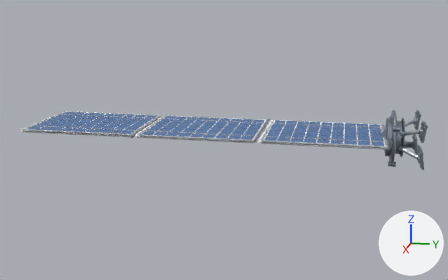
The glTF model assets-src/ship-modules/solar-panel-standard.glb as it was, and as the next commit left it.
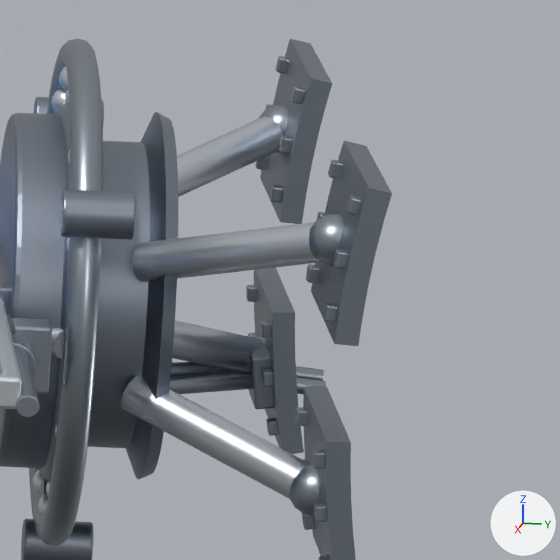
Old and new are each drawn whole from a 50 mm lens placed at (19.08, -1.72, 4.43), pointed at (0.06, -5.53, -0.32) and again close up on the part from 86% to 100% of the width and 38% to 59% of the height. Every picture has the same lights, and +X, +Y and +Z are marked at lower right. The older version's two pictures come first. Where no turn or scale is listed for an object, it has been applied to the vertices. Vertices at exactly the same position are counted once.

Names of what the first close-up shows: 'hull_saddle:0', 'hull_saddle:1', 'hull_saddle:2', 'hull_saddle:3', 'mount_leg:0', 'mount_leg:1', 'mount_leg:2', 'mount_leg:3', 'mount_pedestal', 'sarj_drum', 'sarj_motor_0', 'sarj_race_outer' and 27 more.
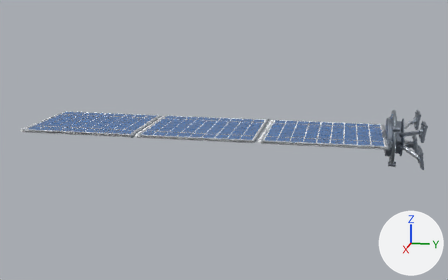
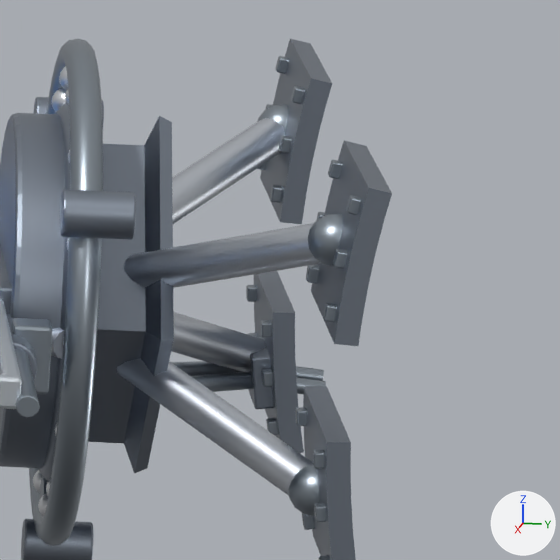
Boxes [x1, y1, x2, y2] around the edits, measured in the close-ups (560 x 560 px):
'mount_pedestal', reshaped
    before: [88, 112, 178, 480]
    after: [88, 116, 174, 473]
'mount_leg:1', reshaped
    before: [121, 376, 311, 499]
    after: [117, 358, 313, 496]
'mount_leg:0', reshaped
    before: [131, 222, 319, 282]
    after: [124, 223, 320, 288]
'mount_leg:2', reshaped (7% wider, 30% taller)
    before: [177, 116, 283, 197]
    after: [172, 118, 285, 224]
'mount_leg:3', reshaped (15% taller)
    before: [172, 320, 265, 372]
    after: [171, 312, 266, 372]
part 5 of me_mount_pedestal, deleted
    before: [88, 112, 178, 480]

Edits to the bpy script that builds the scene:
```text
Change me_mount_leg_0:
    used by ob_mount_leg_0; location = (0.0, 0.0, 0.0)
    remove me_mount_leg_0.from_pydata(...)  # 24 vertices, 44 faces; spans x 0.399..0.903, y -0.141..0.477, z 0.152..0.462
    add me_mount_leg_0.from_pydata(...)  # 24 vertices, 44 faces; spans x 0.251..0.897, y -0.149..0.485, z 0.081..0.461
    me_mount_leg_0 part 1: 22 of 24 vertices moved; they spanned x 0.399..0.903, y -0.141..0.477, z 0.152..0.462 and now span x 0.251..0.897, y -0.149..0.485, z 0.081..0.461; mean shift (-0.084, 0.0, -0.04); largest move (0.498, -0.141, 0.235) -> (0.337, -0.149, 0.159)
Change me_mount_leg_1:
    used by ob_mount_leg_1; location = (0.0, 0.0, 0.0)
    remove me_mount_leg_1.from_pydata(...)  # 24 vertices, 44 faces; spans x 0.399..0.903, y -0.141..0.477, z -0.462..-0.152
    add me_mount_leg_1.from_pydata(...)  # 24 vertices, 44 faces; spans x 0.251..0.897, y -0.149..0.485, z -0.461..-0.081
    me_mount_leg_1 part 2: 22 of 24 vertices moved; they spanned x 0.399..0.903, y -0.141..0.477, z -0.462..-0.152 and now span x 0.251..0.897, y -0.149..0.485, z -0.461..-0.081; mean shift (-0.084, 0.0, 0.04); largest move (0.498, -0.141, -0.235) -> (0.337, -0.149, -0.159)
Change me_mount_leg_2:
    used by ob_mount_leg_2; location = (0.0, 0.0, 0.0)
    remove me_mount_leg_2.from_pydata(...)  # 24 vertices, 44 faces; spans x -0.903..-0.399, y -0.141..0.477, z 0.152..0.462
    add me_mount_leg_2.from_pydata(...)  # 24 vertices, 44 faces; spans x -0.897..-0.251, y -0.149..0.485, z 0.081..0.461
    me_mount_leg_2 part 3: 22 of 24 vertices moved; they spanned x -0.903..-0.399, y -0.141..0.477, z 0.152..0.462 and now span x -0.897..-0.251, y -0.149..0.485, z 0.081..0.461; mean shift (0.084, 0.0, -0.04); largest move (-0.498, -0.141, 0.235) -> (-0.337, -0.149, 0.159)
Change me_mount_leg_3:
    used by ob_mount_leg_3; location = (0.0, 0.0, 0.0)
    remove me_mount_leg_3.from_pydata(...)  # 24 vertices, 44 faces; spans x -0.903..-0.399, y -0.141..0.477, z -0.462..-0.152
    add me_mount_leg_3.from_pydata(...)  # 24 vertices, 44 faces; spans x -0.897..-0.251, y -0.149..0.485, z -0.461..-0.081
    me_mount_leg_3 part 4: 22 of 24 vertices moved; they spanned x -0.903..-0.399, y -0.141..0.477, z -0.462..-0.152 and now span x -0.897..-0.251, y -0.149..0.485, z -0.461..-0.081; mean shift (0.084, 0.0, 0.04); largest move (-0.498, -0.141, -0.235) -> (-0.337, -0.149, -0.159)
Change me_mount_pedestal:
    used by ob_mount_pedestal; location = (0.0, 0.0, 0.0)
    remove me_mount_pedestal.from_pydata(...)  # 290 vertices, 576 faces; spans x -0.6..0.6, y -0.44..0.0, z -0.6..0.6
    add me_mount_pedestal.from_pydata(...)  # 26 vertices, 48 faces; spans x -0.6..0.6, y -0.44..0.0, z -0.6..0.6
    me_mount_pedestal part 5: 264 vertices removed from x -0.595..0.595, y -0.44..0.0, z -0.595..0.595
```
